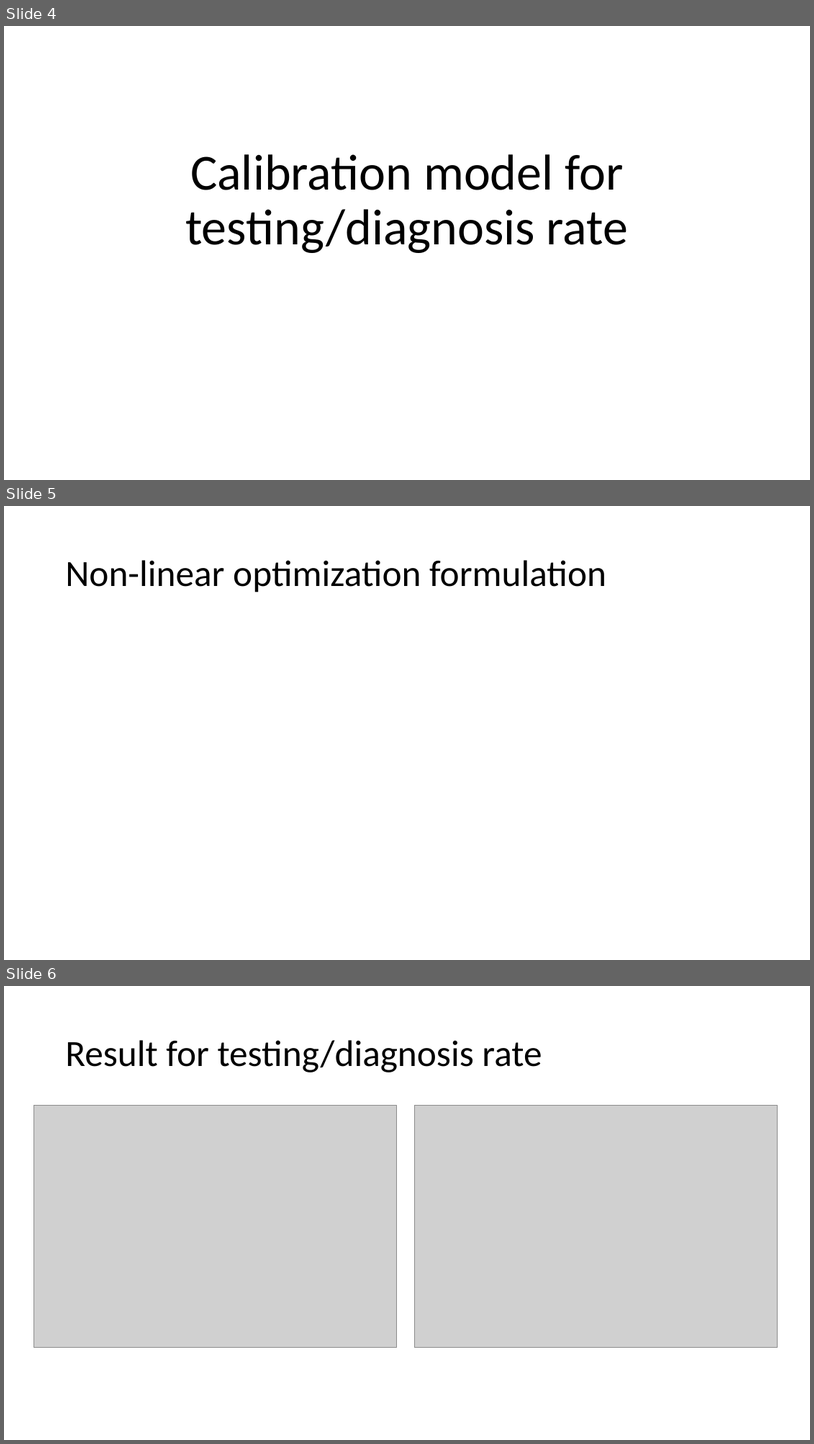
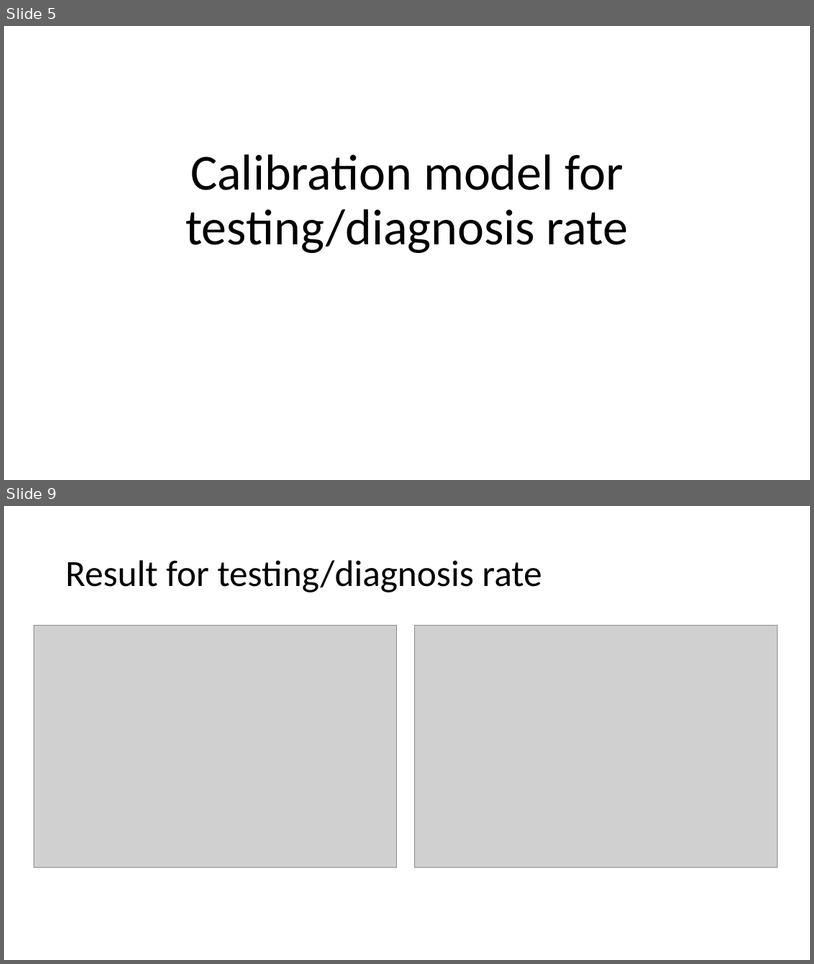
Before and after one commit to vijetadeshpande/compartmental-model-COVID19, a slide deck: Simplified working model.pptx. Shown one above the other, each under a label of ours: slides 4, 5 and 6 before the commit, slides 5 and 9 after it; the slides between them are not shown. The pictures are 814x1444 and 814x964 pixels, drawn with LibreOffice and Linux fonts; fonts in the diff are those of the drawing; grey boxes stand for pictures. Boxes give left, top, right and bottom in pixels: in the first picture for what was removed or moved away, otherwise in the second. Text is boxed around its words. In the diff, an @@ line names an element or a change of style, - is before the commit and + after.

```diff
--- a/Simplified working model.pptx
+++ b/Simplified working model.pptx
@@ slide 5 removed at (4, 506, 810, 960), background #FFFFFF @@
@@ title removed at (65, 560, 607, 592) @@
-Non-linear optimization formulation
@@ what was slide 4 is now slide 5 @@
@@ what was slide 6 is now slide 9 @@
```
Also in this commit, not shown: 1 slide changed, 4 slides added, 8 other files.
